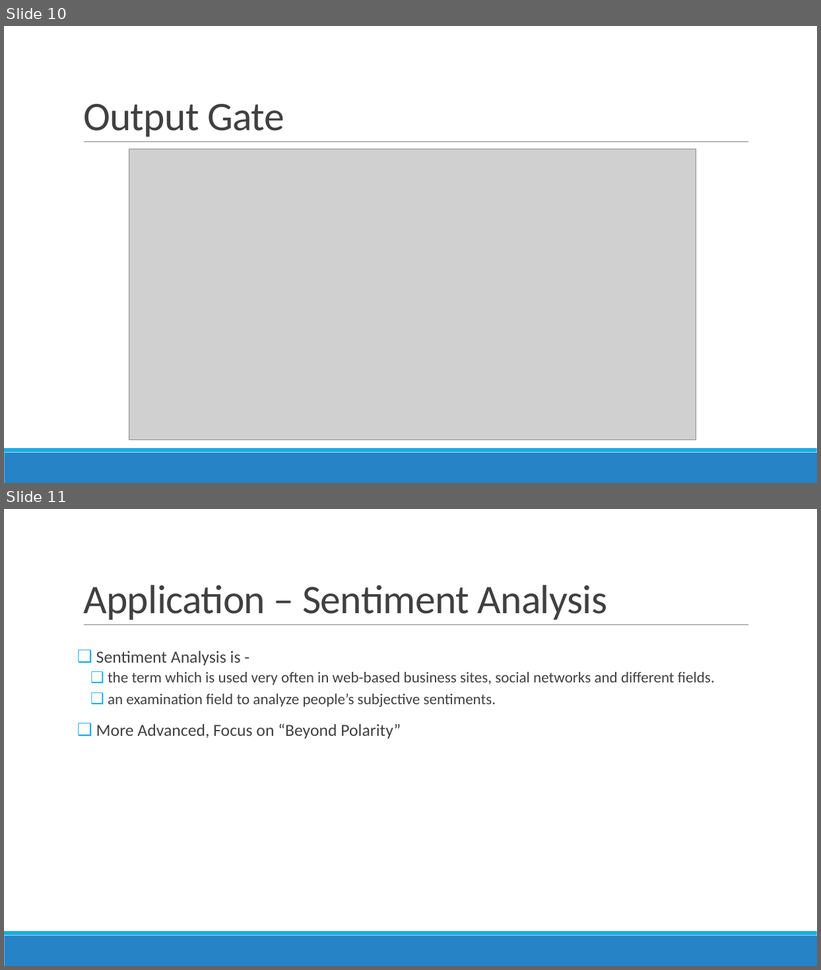
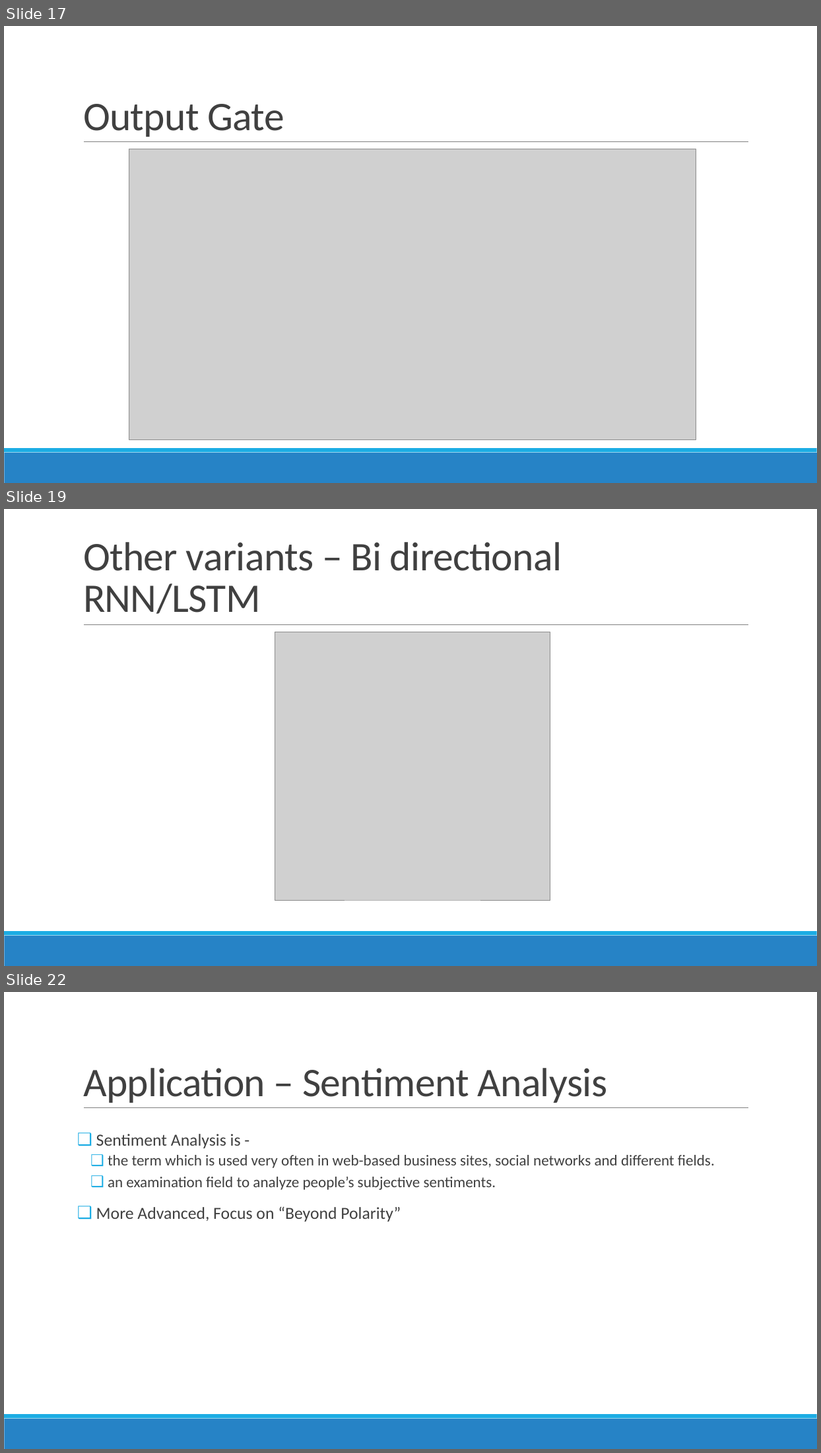
Before and after one commit to kshitijyelpale/LFD-Application-of-NN-in-LSTM, a slide deck: Documentation/LSTM Presentation.pptx. Shown one above the other, each under a label of ours: slides 10 and 11 before the commit, slides 17, 19 and 22 after it; the slides between them are not shown. The pictures are 821x970 and 821x1453 pixels, drawn with LibreOffice and Linux fonts; fonts in the diff are those of the drawing; grey boxes stand for pictures. Boxes give left, top, right and bottom in pixels: in the first picture for what was removed or moved away, otherwise in the second. Text is boxed around its words. In the diff, an @@ line names an element or a change of style, - is before the commit and + after.

```diff
--- a/Documentation/LSTM Presentation.pptx
+++ b/Documentation/LSTM Presentation.pptx
@@ slide 19 added at bbox=[4, 509, 817, 966], background #FFFFFF; not listed: 3 template elements that a slide beside it also shows @@
@@ title added at bbox=[83, 542, 562, 614], 48 pt, text #404040 @@
+Other variants – Bi directional RNN/LSTM
@@ picture added at bbox=[275, 632, 550, 900] @@
@@ what was slide 10 is now slide 17 @@
@@ what was slide 11 is now slide 22 @@
```
Also in this commit, not shown: 2 slides changed, 13 other slides added, 1 slide removed.
